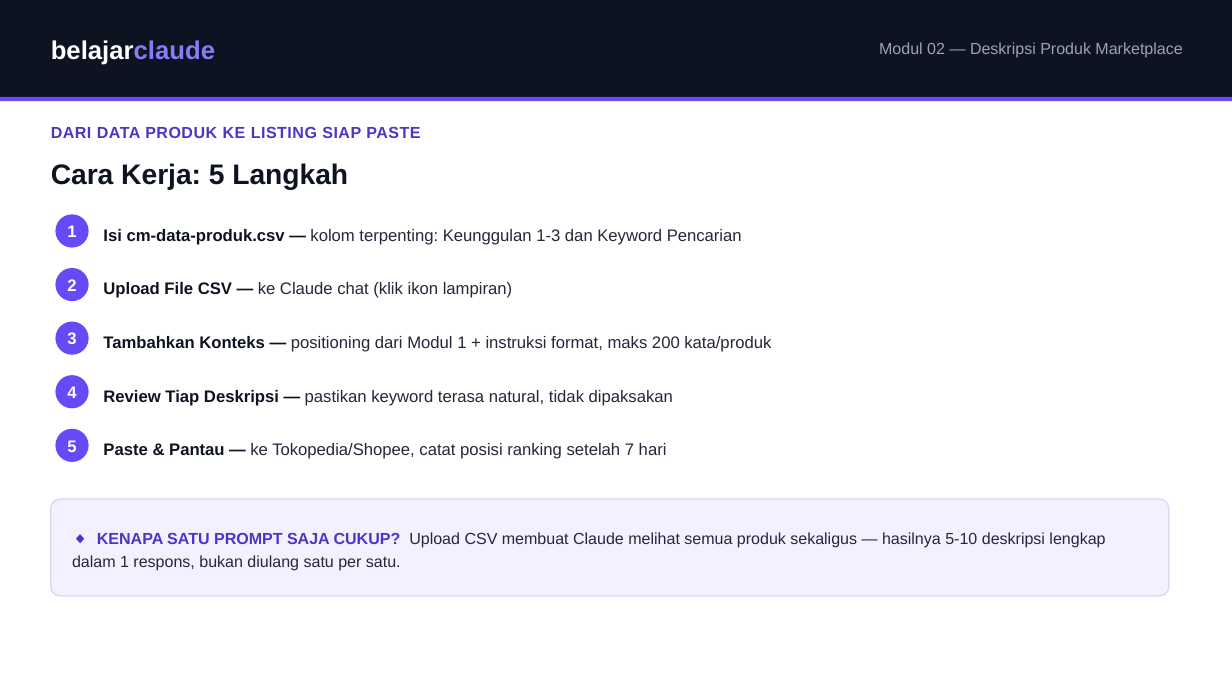
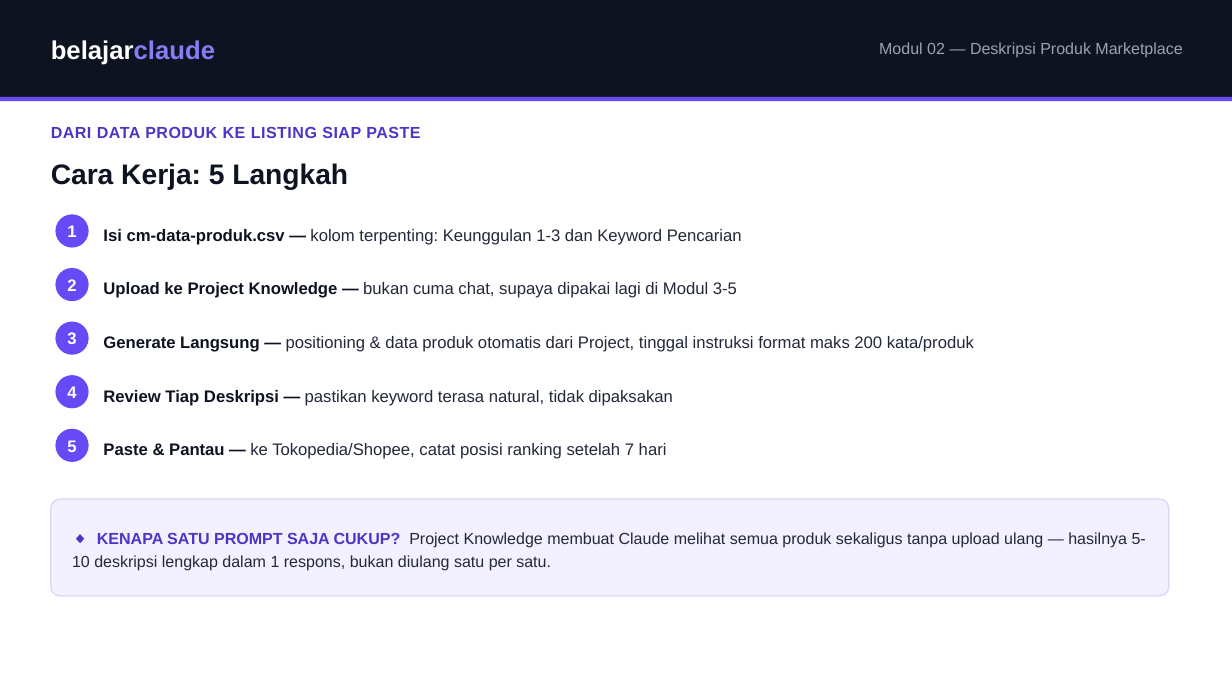
Before and after one commit to juliautomo/belajar-claude, a slide deck: slide 4 of Content-Marketing/M02-Deskripsi-Produk/K3-M02-Deskripsi-Produk.pptx. Drawn at 1232x693 pixels with LibreOffice and Linux fonts; fonts in the diff are those of the drawing. Boxes give left, top, right and bottom in pixels: in the first picture for what was removed or moved away, otherwise in the second. Text is boxed around its words. In the diff, an @@ line names an element or a change of style, - is before the commit and + after.

Commit message:
M02: use Project Knowledge for product catalog continuity (positioning M1 + katalog M2 both auto-carry to M3-5); ripple fix to M3; update PPTX + outline xlsx to match

```diff
--- a/Content-Marketing/M02-Deskripsi-Produk/K3-M02-Deskripsi-Produk.pptx
+++ b/Content-Marketing/M02-Deskripsi-Produk/K3-M02-Deskripsi-Produk.pptx
@@ text at (103,282,737,298): text changed @@
-Upload File CSV — ke Claude chat (klik ikon lampiran)
+Upload ke Project Knowledge — bukan cuma chat, supaya dipakai lagi di Modul 3-5
@@ text at (103,336,974,352): text changed @@
-Tambahkan Konteks — positioning dari Modul 1 + instruksi format, maks 200 kata/produk
+Generate Langsung — positioning & data produk otomatis dari Project, tinggal instruksi format maks 200 kata/produk
@@ text at (72,532,1146,571): text changed @@
-◆ KENAPA SATU PROMPT SAJA CUKUP? Upload CSV membuat Claude melihat semua produk sekaligus — hasilnya 5-10 deskripsi lengkap dalam 1 respons, bukan diulang satu per satu.
+◆ KENAPA SATU PROMPT SAJA CUKUP? Project Knowledge membuat Claude melihat semua produk sekaligus tanpa upload ulang — hasilnya 5-10 deskripsi lengkap dalam 1 respons, bukan diulang satu per satu.
```
Also in this commit, not shown: 3 other slides changed, 2 other files.
